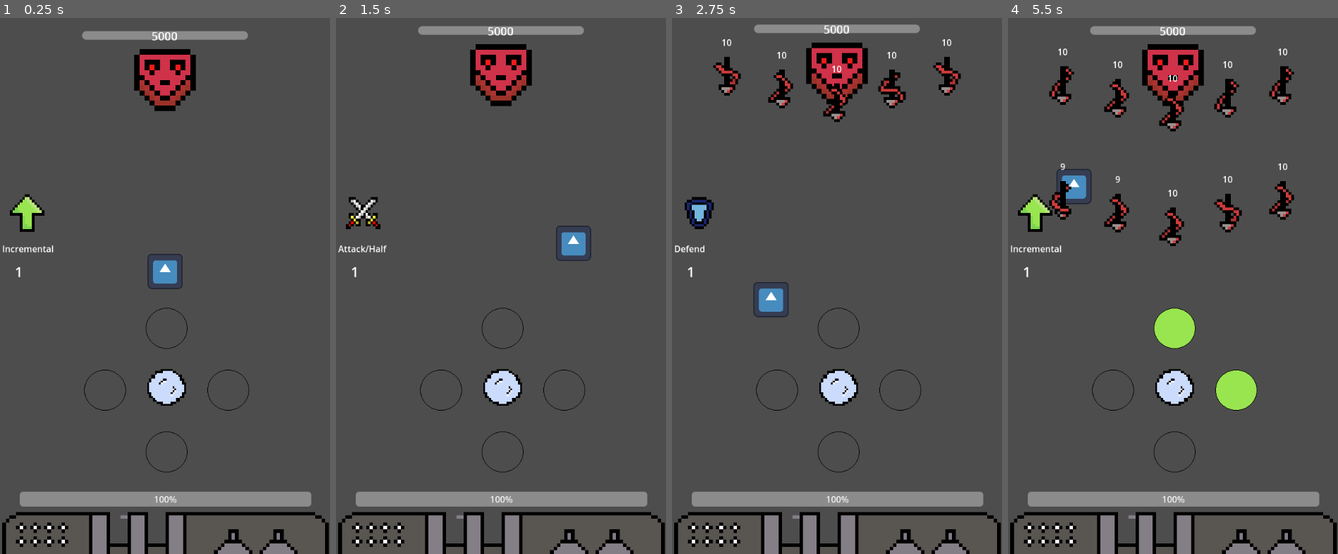
Above: before the commit, frames 1-4 (left to right).
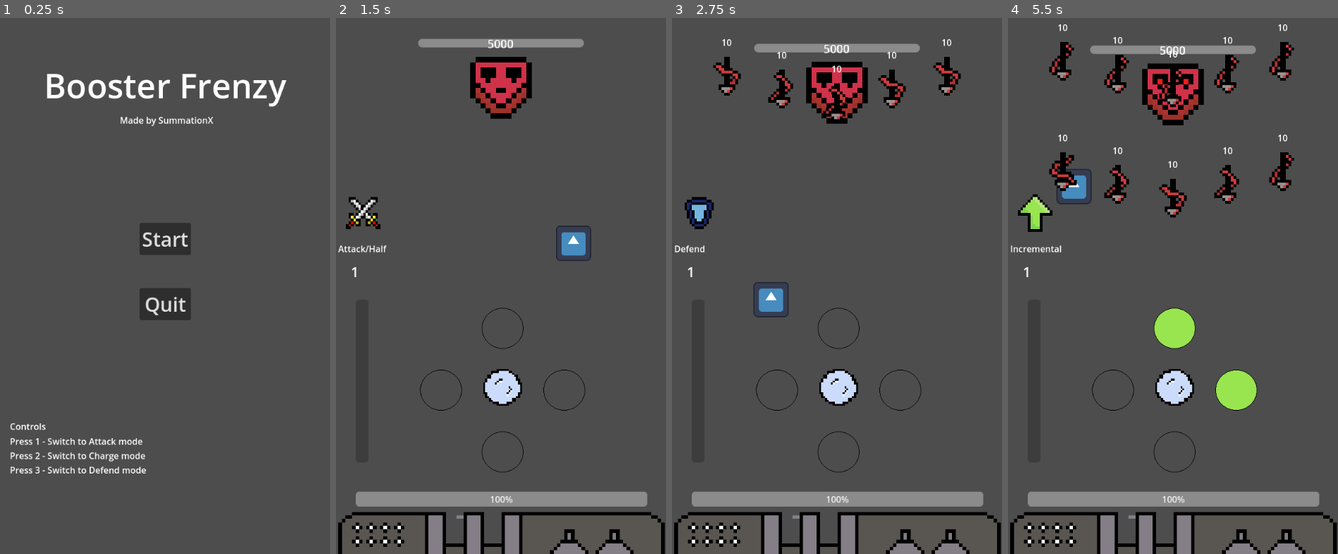
Above: after the commit, the same moments.

Repository: SummationX/boss-rush-game-jam-THE-Chosen-ONE
Game: Godot game, scene res://_core/ui/main_menu.tscn
Same seed, same stepped clock (60 frames per second), same inputs: the game is played once before the commit and once after it. Before the commit the project starts from res://_core/main.tscn. The engine's default icon, where the game draws it, is replaced by a stand-in: a white triangle on a blue panel in a dark square.
Inputs (mouse positions are in pixels of both pictures, inside the frame that each line leads up to):
- Up to frame 1 (0.25 s): no input
- Up to frame 2 (1.5 s): click (501, 237) at 0.5 s, where only the run after the commit has a clickable "Start"; move the mouse to (573, 243) at 1.27 s; hold 1 (attack_mode) from 1.28 s (still down)
- Up to frame 3 (2.75 s): move the mouse to (771, 302) at 2.02 s; release 1 (attack_mode) at 2.03 s; tap 3 (defend_mode) at 2.1 s
- Up to frame 4 (5.5 s): move the mouse to (1206, 146) at 2.77 s; hold 2 (increment_mode) 2.78-3.53 s; move the mouse to (1156, 382) at 3.52 s; tap 1 (attack_mode) at 3.6 s; move the mouse to (1272, 355) at 4.27 s; hold 3 (defend_mode) 4.28-5.03 s; move the mouse to (1074, 184) at 5.02 s; tap 2 (increment_mode) at 5.1 s

The runs differ from the first frame. In frame 1, 14% of the frame differs, in the area x 0-100%, y 2-100%; in frame 2, 3.3%; in frame 3, 3.5%; in frame 4, 8.2%.

Commit message:
feat: finish the game
though looks very incomplete

Diff:
--- a/_core/main.gd
+++ b/_core/main.gd
@@ -4,13 +4,20 @@
 @onready var current_boss = $Boss
 @onready var damage_title = $CanvasLayer/DamageTitle
 @onready var state_texture = $CanvasLayer/StateTexture
+@onready var power_bar = $CanvasLayer/ProgressBar
 
 var current_state
 enum state {Attack, Increment, Defend}
 
+func _process(delta):
+	power_bar.max_value = current_boss.health
+	power_bar.value = player.damage
+
+
 func _ready():
 	current_state = state.Increment
 	damage_title.text = "Incremental"
+
 
 func _on_booster_on_sides_complete():
 	if current_state == state.Increment:
--- a/_core/main.tscn
+++ b/_core/main.tscn
@@ -56,5 +56,17 @@
 grow_vertical = 2
 texture = ExtResource("6_lp8nf")
 
+[node name="ProgressBar" type="ProgressBar" parent="CanvasLayer"]
+anchors_preset = 4
+anchor_top = 0.5
+anchor_bottom = 0.5
+offset_left = 36.0
+offset_top = 51.0
+offset_right = 59.0
+offset_bottom = 346.0
+grow_vertical = 2
+fill_mode = 3
+show_percentage = false
+
 [connection signal="on_sides_complete" from="Booster" to="." method="_on_booster_on_sides_complete"]
 [connection signal="on_boss_death" from="Boss" to="." method="_on_boss_on_boss_death"]
--- a/_core/ui/main_menu.tscn
+++ b/_core/ui/main_menu.tscn
@@ -49,5 +49,35 @@
 theme_override_font_sizes/font_size = 36
 text = "Quit"
 
+[node name="VBoxContainer2" type="VBoxContainer" parent="."]
+layout_mode = 1
+anchors_preset = 2
+anchor_top = 1.0
+anchor_bottom = 1.0
+offset_left = 18.0
+offset_top = -243.0
+offset_right = 266.0
+offset_bottom = -141.0
+grow_vertical = 0
+metadata/_edit_group_ = true
+
+[node name="ControlsTitle" type="Label" parent="VBoxContainer2"]
+layout_mode = 2
+text = "Controls"
+
+[node name="Controls" type="Label" parent="VBoxContainer2"]
+layout_mode = 2
+text = "Press 1 - Switch to Attack mode
+Press 2 - Switch to Charge mode
+Press 3 - Switch to Defend mode"
+
+[node name="Credits" type="Label" parent="."]
+layout_mode = 0
+offset_left = 218.0
+offset_top = 226.0
+offset_right = 388.0
+offset_bottom = 249.0
+text = "Made by SummationX"
+
 [connection signal="pressed" from="VBoxContainer/StartButton" to="." method="_on_start_button_pressed"]
 [connection signal="pressed" from="VBoxContainer/QuitButton" to="." method="_on_quit_button_pressed"]
--- a/boss/boss.gd
+++ b/boss/boss.gd
@@ -116,3 +116,4 @@
 
 func _on_explosion_animation_finished():
 	explosion_animation.hide()
+	get_tree().change_scene_to_file("res://win_menu.tscn")
--- a/player/player.gd
+++ b/player/player.gd
@@ -12,7 +12,7 @@
 	position.y = lerp(position.y, get_global_mouse_position().y, speed)
 
 func update_label():
-	$"../CanvasLayer/Numbers".text = str(damage)
+	$"../CanvasLayer/Numbers".text = str(int(damage))
 
 func update_damage():
 	var increment_damage
--- a/project.godot
+++ b/project.godot
@@ -11,7 +11,7 @@
 [application]
 
 config/name="Boss rush game jam"
-run/main_scene="res://_core/main.tscn"
+run/main_scene="res://_core/ui/main_menu.tscn"
 config/features=PackedStringArray("4.3", "Forward Plus")
 config/icon="res://icon.svg"
 
--- /dev/null
+++ b/win_menu.gd
@@ -0,0 +1,9 @@
+extends Control
+
+
+func _on_retry_button_pressed():
+	get_tree().change_scene_to_file("res://_core/main.tscn")
+
+
+func _on_main_menu_button_pressed():
+	get_tree().change_scene_to_file("res://_core/ui/main_menu.tscn")
--- /dev/null
+++ b/win_menu.tscn
@@ -0,0 +1,70 @@
+[gd_scene load_steps=2 format=3 uid="uid://c6jlrys3xq6dt"]
+
+[ext_resource type="Script" path="res://win_menu.gd" id="1_h8i63"]
+
+[node name="WinMenu" type="Control"]
+layout_mode = 3
+anchors_preset = 15
+anchor_right = 1.0
+anchor_bottom = 1.0
+grow_horizontal = 2
+grow_vertical = 2
+script = ExtResource("1_h8i63")
+
+[node name="Label" type="Label" parent="."]
+layout_mode = 1
+anchors_preset = 5
+anchor_left = 0.5
+anchor_right = 0.5
+offset_left = -36.5
+offset_top = 131.045
+offset_right = 36.5
+offset_bottom = 154.045
+grow_horizontal = 2
+theme_override_font_sizes/font_size = 111
+text = "You Win!!"
+
+[node name="VBoxContainer" type="VBoxContainer" parent="."]
+layout_mode = 1
+anchors_preset = 8
+anchor_left = 0.5
+anchor_top = 0.5
+anchor_right = 0.5
+anchor_bottom = 0.5
+offset_left = -20.0
+offset_top = -20.0
+offset_right = 20.0
+offset_bottom = 20.0
+grow_horizontal = 2
+grow_vertical = 2
+theme_override_constants/separation = 80
+
+[node name="RetryButton" type="Button" parent="VBoxContainer"]
+layout_mode = 2
+theme_override_font_sizes/font_size = 61
+text = "Retry
+"
+
+[node name="MainMenuButton" type="Button" parent="VBoxContainer"]
+layout_mode = 2
+theme_override_font_sizes/font_size = 61
+text = "Main Menu
+"
+
+[node name="Label2" type="Label" parent="."]
+layout_mode = 1
+anchors_preset = 3
+anchor_left = 1.0
+anchor_top = 1.0
+anchor_right = 1.0
+anchor_bottom = 1.0
+offset_left = -363.0
+offset_top = -145.0
+offset_right = -18.0
+offset_bottom = -122.0
+grow_horizontal = 0
+grow_vertical = 0
+text = "Thank you for trying my game - SummationX"
+
+[connection signal="pressed" from="VBoxContainer/RetryButton" to="." method="_on_retry_button_pressed"]
+[connection signal="pressed" from="VBoxContainer/MainMenuButton" to="." method="_on_main_menu_button_pressed"]
Binary file added: Space.png
Not shown, added: Space.png.import
Not shown, added: export_presets.cfg
Not shown, added: project.zip
